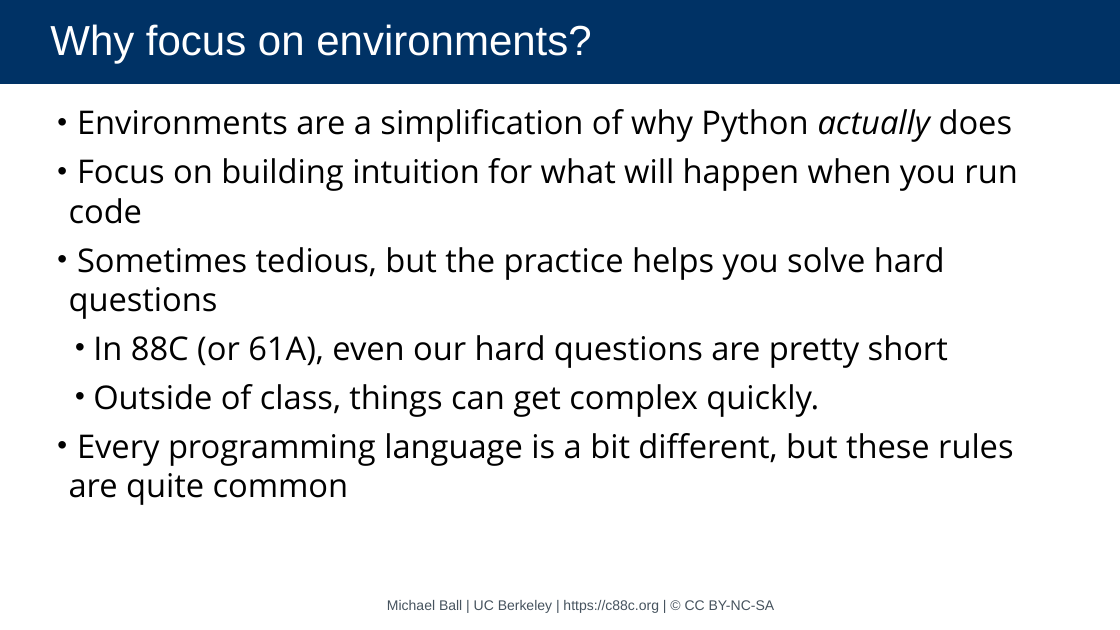
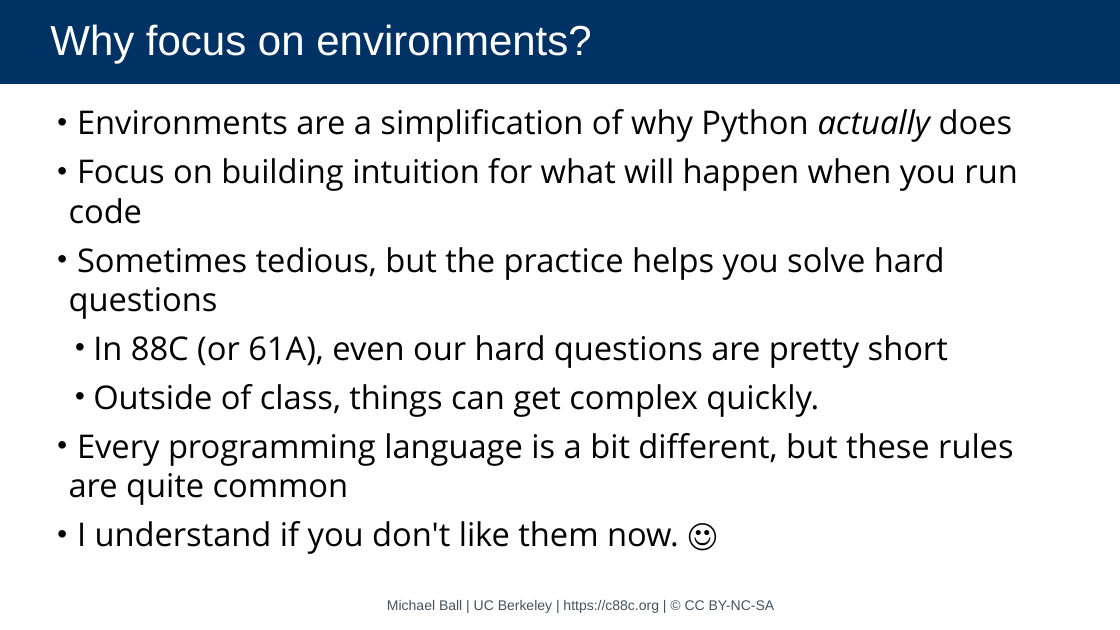
Before and after one commit to cs88-website/sp24, a slide deck: slide 15 of assets/slides/sp24/07-HOFs_Environments.pptx (slide 14 before the commit). Drawn at 1120x630 pixels with LibreOffice and Linux fonts; fonts in the diff are those of the drawing. Boxes give left, top, right and bottom in pixels: in the first picture for what was removed or moved away, otherwise in the second. Text is boxed around its words. In the diff, an @@ line names an element or a change of style, - is before the commit and + after.

```diff
--- a/assets/slides/sp24/07-HOFs_Environments.pptx
+++ b/assets/slides/sp24/07-HOFs_Environments.pptx
@@ text at [77,521,679,554]: paragraph added @@
+• I understand if you don't like them now. ☺
```
Also in this commit, not shown: 1 slide added, 3 other files.
